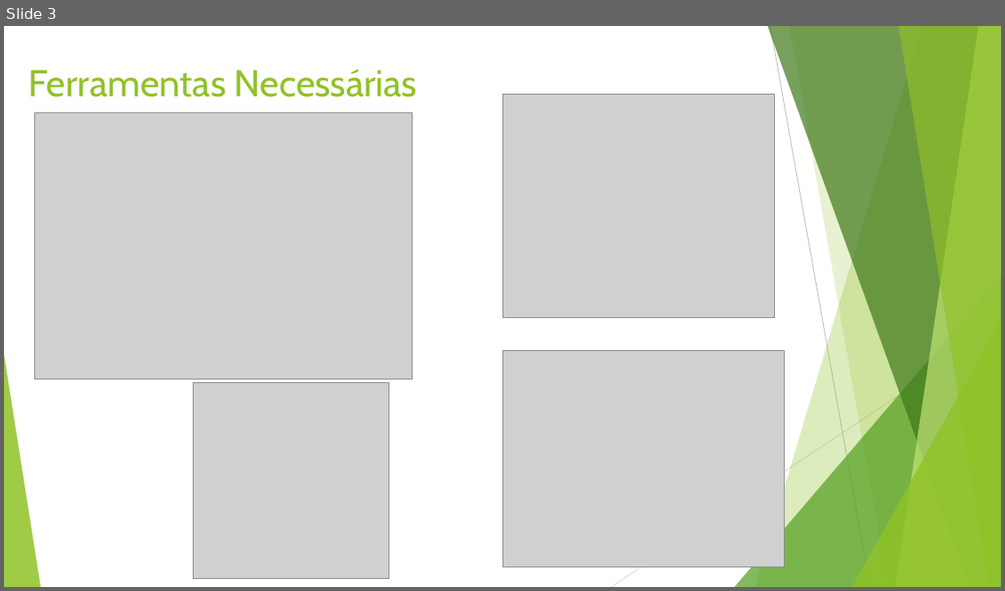
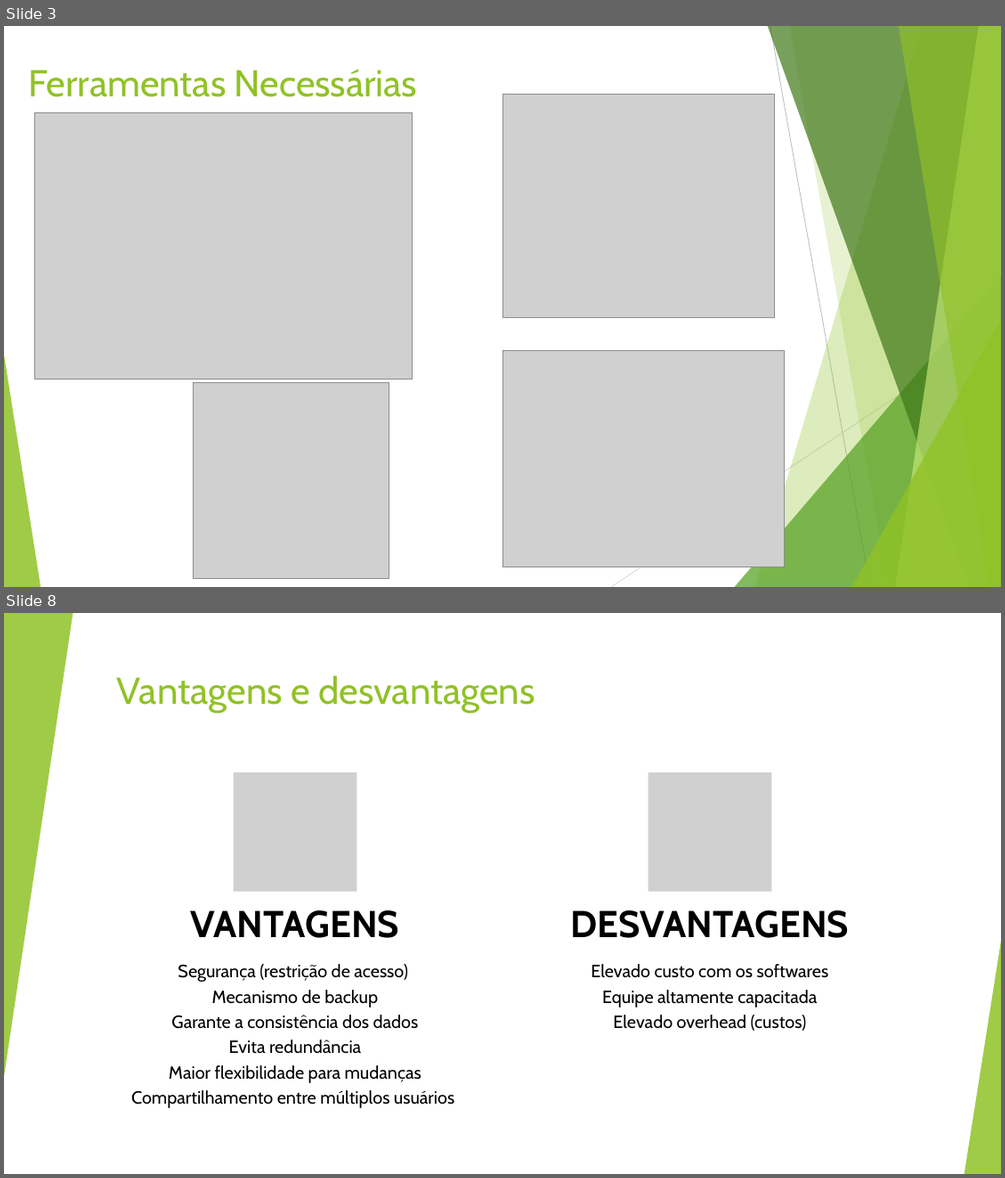
Before and after one commit to flaviosilva90/Aulas-Delphi, a slide deck: BD/SQL – BANCO DE DADOS.pptx. Shown one above the other, each under a label of ours: slide 3 before the commit, slides 3 and 8 after it; the slides between them are not shown. The pictures are 1005x591 and 1005x1178 pixels, drawn with LibreOffice and Linux fonts; fonts in the diff are those of the drawing; grey boxes stand for pictures. Boxes give left, top, right and bottom in pixels: in the first picture for what was removed or moved away, otherwise in the second. Text is boxed around its words. In the diff, an @@ line names an element or a change of style, - is before the commit and + after.

```diff
--- a/BD/SQL – BANCO DE DADOS.pptx
+++ b/BD/SQL – BANCO DE DADOS.pptx
@@ slide 8 added at <box>4,613,1001,1174</box>, background #FFFFFF; not listed: 10 template elements that a slide beside it also shows @@
@@ rectangle added at <box>4,613,1001,1174</box>, fill #FFFFFF @@
@@ triangle added at <box>4,613,73,1077</box>, fill #90C226 at 85% opacity @@
@@ title added at <box>117,675,535,713</box>, 36 pt, text #90C226 @@
+Vantagens e desvantagens
@@ triangle added at <box>964,941,1001,1174</box>, fill #90C226 at 85% opacity @@
@@ group added at <box>131,772,849,1108</box>: 4 texts, 2 pictures @@
+VANTAGENS
+Segurança (restrição de acesso)
+Mecanismo de backup
+Garante a consistência dos dados
+Evita redundância
+Maior flexibilidade para mudanças
+Compartilhamento entre múltiplos usuários
+DESVANTAGENS
+Elevado custo com os softwares
+Equipe altamente capacitada
+Elevado overhead (custos)
```
Also in this commit, not shown: 6 other slides added, 2 other files.
